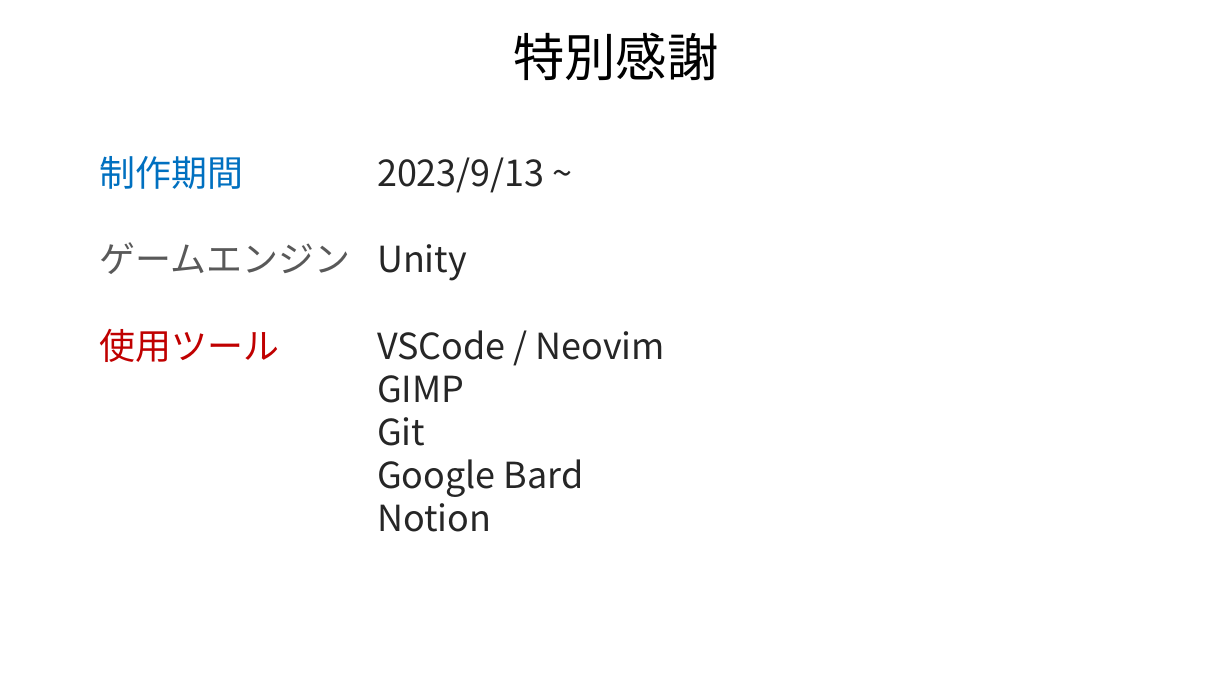
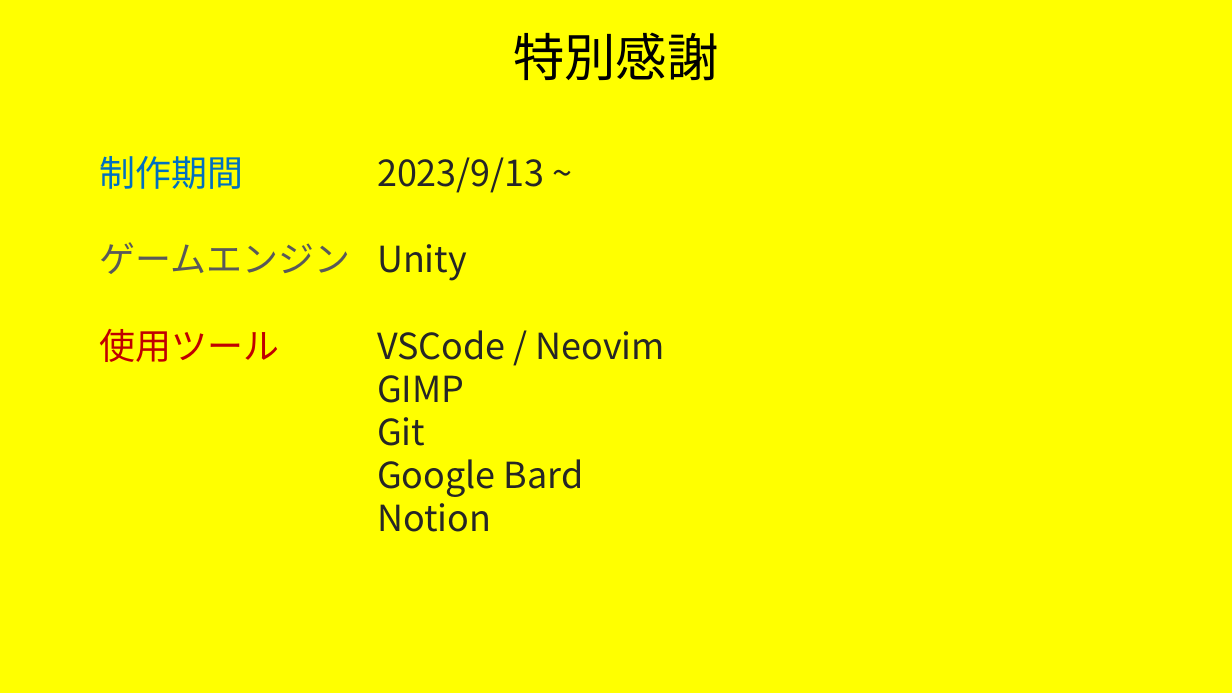
Before and after one commit to trr-n/taxmc-neo, a slide deck: slide 4 of kikaku/taxmcneo_kikakusho.pptx (slide 3 before the commit). Drawn at 1232x693 pixels with LibreOffice and Linux fonts; fonts in the diff are those of the drawing. Boxes give left, top, right and bottom in pixels: in the first picture for what was removed or moved away, otherwise in the second. Text is boxed around its words. In the diff, an @@ line names an element or a change of style, - is before the commit and + after.

```diff
--- a/kikaku/taxmcneo_kikakusho.pptx
+++ b/kikaku/taxmcneo_kikakusho.pptx
@@ background #FFFFFF to #FFFF00 @@
```
Also in this commit, not shown: 2 other slides changed, 1 slide added, 5 other files.
